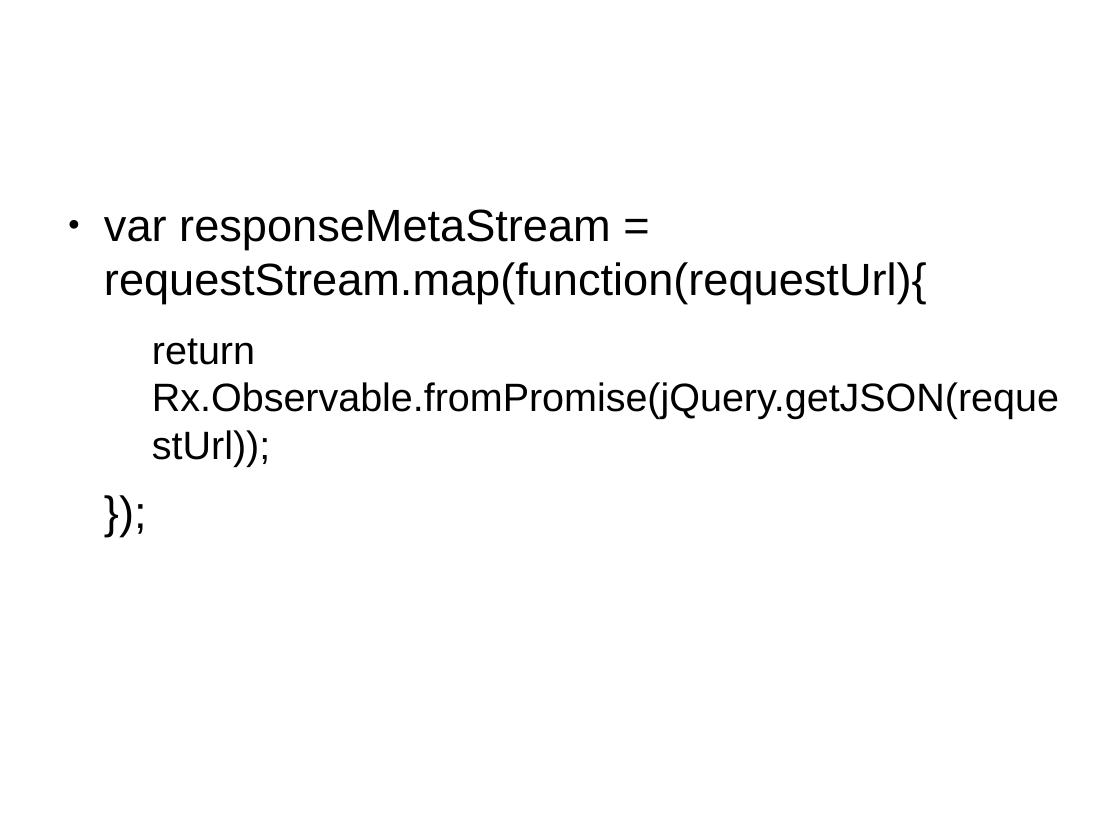
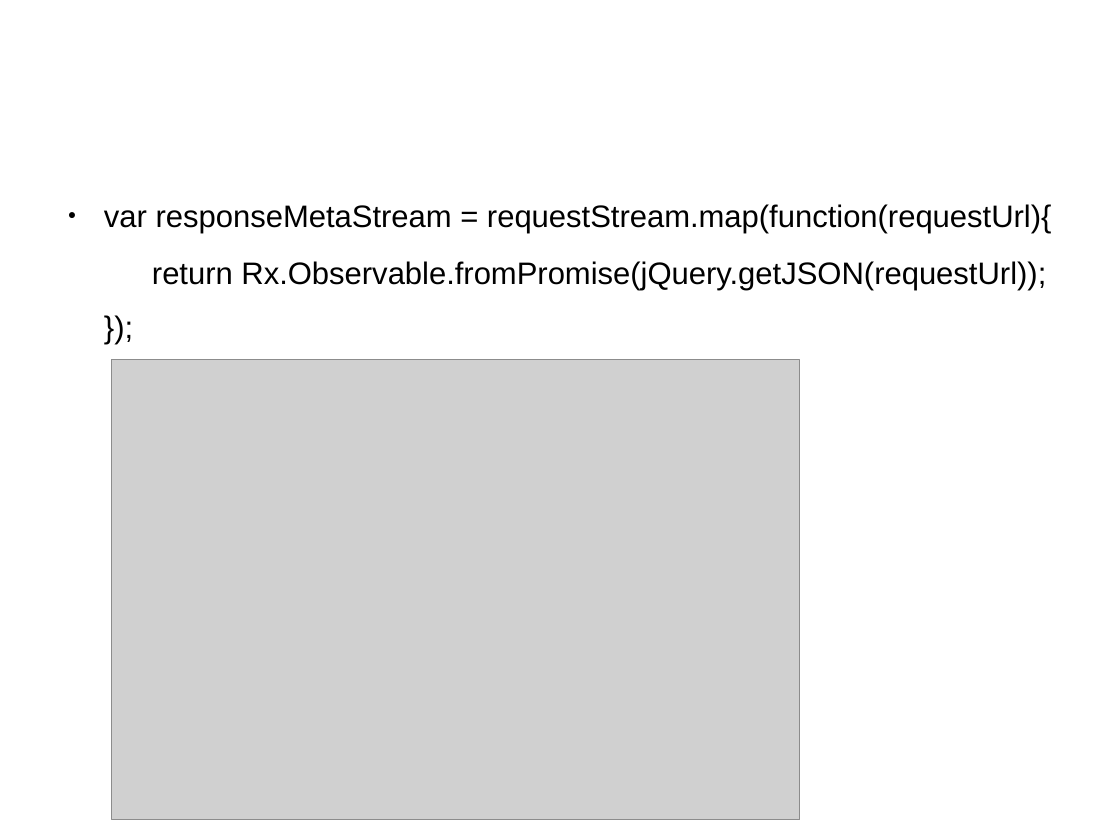
Before and after one commit to sallop/til, a slide deck: slide 18 of RxJS.odp (slide 12 before the commit). Drawn at 1120x840 pixels with LibreOffice and Linux fonts; fonts in the diff are those of the drawing; grey boxes stand for pictures. Boxes give left, top, right and bottom in pixels: in the first picture for what was removed or moved away, otherwise in the second. Text is boxed around its words. In the diff, an @@ line names an element or a change of style, - is before the commit and + after.

```diff
--- a/RxJS.odp
+++ b/RxJS.odp
@@ text "var responseMetaStream = requestStream.map(function(requestU ..." at bbox=[104, 204, 1052, 291]: size 32 to 22 pt in "var responseMetaStream = requestStream.map(function(requestU ...", "});"; size 28 to 22 pt in "return Rx.Observable.fromPromise(jQuery.getJSON(requestUrl)) ..." @@
@@ picture added at bbox=[112, 360, 800, 819] @@
```
Also in this commit, not shown: 6 other slides changed, 15 slides added.
